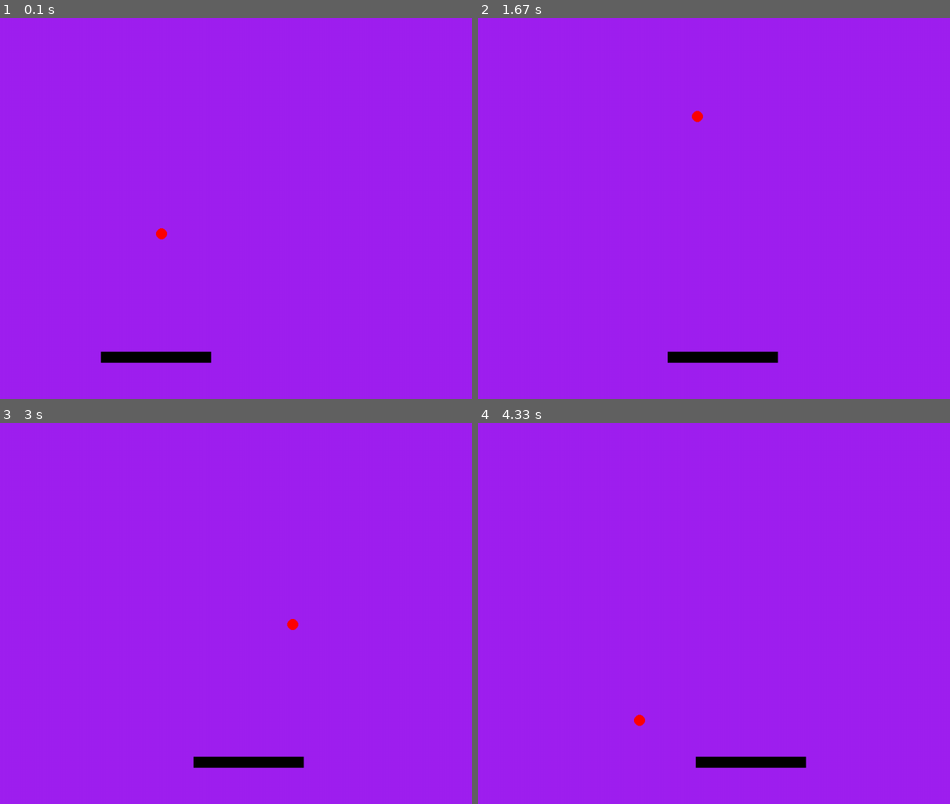
Above: before the commit, frames 1-4 (two rows, left to right).
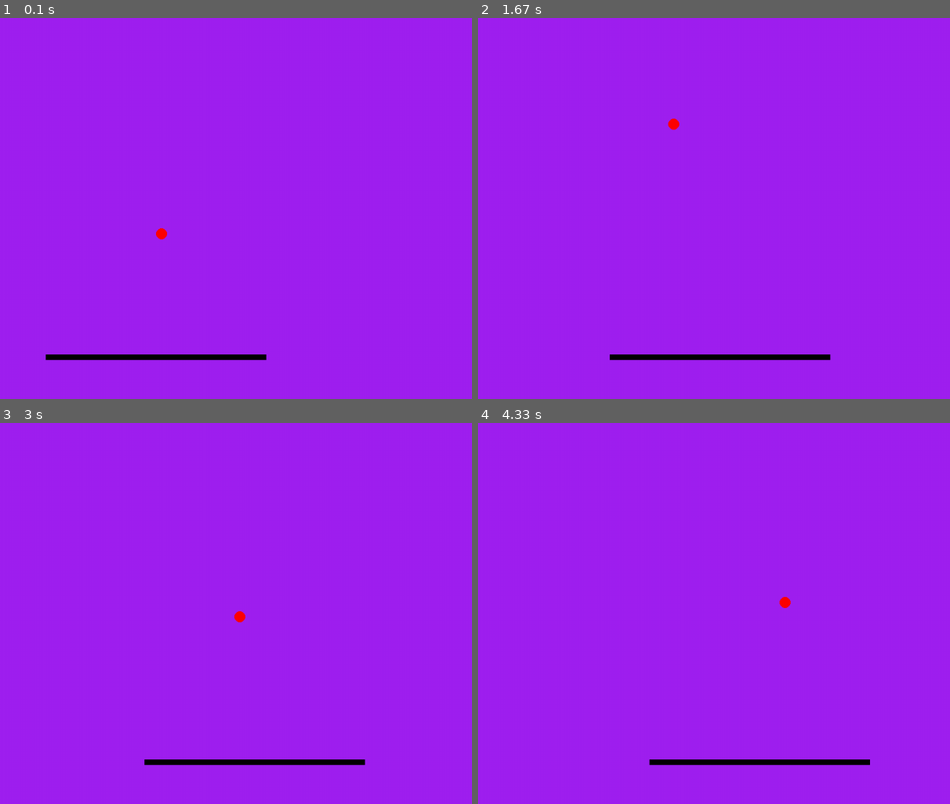
Above: after the commit, the same moments.

Repository: Pietruszko/py_game_sideproject
Game: pygame game, started from game.py
Same seed, same stepped clock (60 frames per second), same inputs: the game is played once before the commit and once after it.
Inputs:
- Up to frame 1 (0.1 s): no input
- Up to frame 2 (1.67 s): hold D 0.33-0.8 s; hold D 0.83-1.3 s; hold A from 1.33 s (still down)
- Up to frame 3 (3 s): release A at 1.87 s; hold A 1.9-2.3 s; hold D 2.33-2.97 s
- Up to frame 4 (4.33 s): hold A 3-3.47 s; hold D 3.5-3.97 s; hold D from 4 s (still down)

The runs differ from the first frame. In frame 1, 0.8% of the frame differs, in the area x 9-57%, y 87-91%; in frame 2, 0.9%; in frame 3, 0.9%, in the area x 30-78%, y 49-91%; in frame 4, 0.9%.

Commit message:
Made and implemented Player class which clears code a lot! Started working on Ball class which will be using sprite groups so i can render multiple objects

Diff:
--- a/game.py
+++ b/game.py
@@ -8,12 +8,52 @@
 running = True
 dt = 0 #delta time
 
-player_pos = pygame.Vector2(screen.get_width() / 2, screen.get_height() - 100)
-player_model = pygame.Rect(player_pos.x, player_pos.y, 200, 20)
-player_model.center = player_pos
-speed_y = 0
-speed_x = 0
-max_speed = 400
+class Ball:
+    def __init__(self, x, y, radius, color):
+        self.x = x
+        self.y = y
+        self.radius = radius
+        self.color = color
+
+    def draw(self):
+        pygame.draw.circle(screen, self.color, (self.x, self.y), self.radius)
+
+    def update(self):
+        if self.y >= screen.get_height():
+            self.y = screen.get_height() / 2
+            self.x = screen.get_width() / 2
+
+class Player:
+    def __init__(self, x, y, width, height, color, speed, max_speed):
+        self.x = x
+        self.y = y
+        self.width = width
+        self.height = height
+        self.color = color
+        self.speed = speed
+        self.max_speed = max_speed
+        self.rect = pygame.Rect(self.x, self.y, self.width, self.height)
+        self.rect.center = (x, y)
+
+    def draw(self):
+        pygame.draw.rect(screen, self.color, self.rect)
+
+
+    def update(self):
+        if self.rect.x < 0:
+            self.rect.x = 0
+        if self.rect.x > screen.get_width() - self.width:
+            self.rect.x = screen.get_width() - self.width
+        keys = pygame.key.get_pressed()
+        self.rect.x += self.speed * dt
+        if keys[pygame.K_a]:
+            self.speed = pygame.math.clamp(self.speed - 15, -self.max_speed, 0)
+        if keys[pygame.K_d]:
+            self.speed = pygame.math.clamp(self.speed + 15, 0, self.max_speed)
+        if not keys[pygame.K_a] and not keys[pygame.K_d]:
+            self.speed = 0
+
+
 circle_pos = pygame.Vector2(screen.get_width() / 2, screen.get_height() / 2)
 circle = pygame.Rect(circle_pos.x, circle_pos.y, 20, 20)
 circle_direction_y = 1
@@ -21,6 +61,9 @@
 circle_direction_x = 0
 circle_speed = 400
 circle_angle = 90
+
+player = Player(screen.get_width() / 2, screen.get_height() - 100, 400, 10, "black", 0 , 500)
+
 
 while running:
     #polling for events
@@ -33,33 +76,13 @@
 
     #render game here
 
-    pygame.draw.rect(screen, "black", player_model) #draw a rect at player_pos
+    player.update()
+    player.draw()
+
     pygame.draw.circle(screen, "red", circle.center, circle.width/2) #draw a circle at circle_pos
 
-    keys = pygame.key.get_pressed() #get a list of all keys that are pressed
-    player_model.y += speed_y * dt
-    player_model.x += speed_x * dt
-    if player_model.x < 0:
-        player_model.x = 0
-        speed_x = 0
-    if player_model.x > screen.get_width() - player_model.width:
-        player_model.x = screen.get_width() - player_model.width
-        speed_x = 0
-    if keys[pygame.K_w]:
-        speed_y = -200
-    if keys[pygame.K_s]:
-        speed_y = 200
-    if keys[pygame.K_a]:
-        speed_x = pygame.math.clamp(speed_x - 15, -max_speed, 0)
-    if keys[pygame.K_d]:
-        speed_x = pygame.math.clamp(speed_x + 15, 0, max_speed)
-    if not keys[pygame.K_w] and not keys[pygame.K_s]:
-        speed_y = 0
-    if not keys[pygame.K_a] and not keys[pygame.K_d]:
-        speed_x = 0
-
     def circle_collision():
-        if pygame.Rect.colliderect(player_model, circle):
+        if pygame.Rect.colliderect(player.rect, circle):
             return True
         else:
             return False
@@ -69,10 +92,8 @@
 
     if circle.x <= 0 or circle.x >= screen.get_width() - circle.width:
         circle_direction_x *= -1
-        #print(f"Hit wall, angle: {pygame.math.Vector2.angle_to(pygame.Vector2(circle_direction_x, circle_direction_y), pygame.Vector2(0, 0))}")
     if circle.y <= 0:
         circle_direction_y *= -1
-        #print(f"Hit ceiling, angle: {pygame.math.Vector2.angle_to(pygame.Vector2(circle_direction_x, circle_direction_y), pygame.Vector2(0, 0))}")
     if circle.y >= screen.get_height():
         circle_pos = pygame.Vector2(screen.get_width() / 2, screen.get_height() / 2)
         circle = pygame.Rect(circle_pos.x, circle_pos.y, 20, 20)
@@ -81,13 +102,7 @@
 
     if circle_collision():
         circle_direction_y *= -1
-        print ((speed_x + max_speed)/(max_speed + max_speed))
-        print (pygame.math.lerp(-150, 150, (speed_x + max_speed)/(max_speed + max_speed)))
-        print (circle_angle)
-        circle_direction_x = circle_angle + 90 + (pygame.math.lerp(-150, 150, (speed_x + max_speed)/(max_speed + max_speed)))
-        print (circle_direction_x)
-
-        #print(f"Hit player, angle: {pygame.math.Vector2.angle_to(pygame.Vector2(circle_direction_x, circle_direction_y), pygame.Vector2(0, 0))}")
+        circle_direction_x = circle_angle + 90 + (pygame.math.lerp(-150, 150, (player.speed + player.max_speed)/(player.max_speed + player.max_speed)))
 
     #render game here
 
